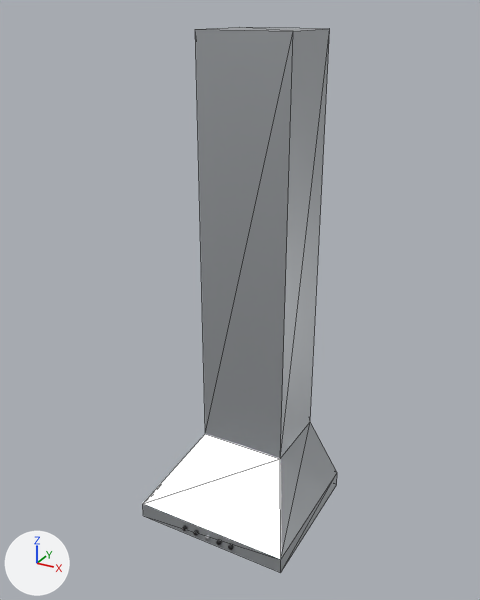
The glTF model apps/web/public/models/house/kitchen-hood.glb: old version first, new version second.
Rendered twice from a 50 mm camera at (0.929, -1.708, 1.655) aimed at (-0.008, -0.003, 0.803). Every picture has the same lights, and +X, +Y and +Z are marked at lower left. The older version comes first. Mesh edges are drawn as thin lines on the coarser meshes. Vertices at exactly the same position are counted once.

The first picture shows 'Canopy and duct'.
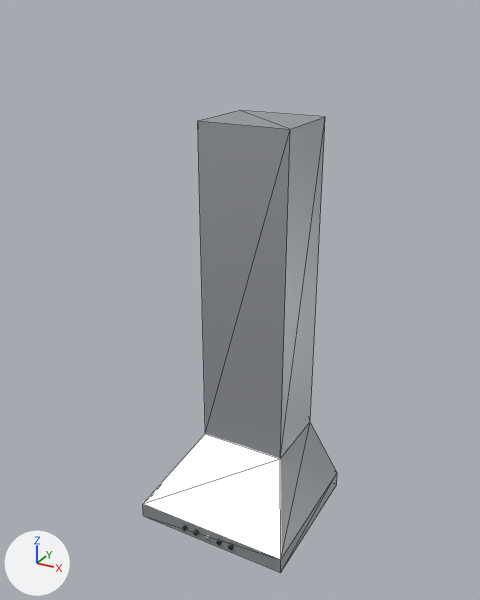
The edits, one by one:
me_canopy_and_duct is used by ob_canopy_and_duct; location (0.0, 0.0, 0.0).
Before the commit, vertices of me_canopy_and_duct: 12 (-0.15, 0.0, 1.6) at pixel (195, 29), 13 (0.15, 0.0, 1.6) at pixel (293, 31), 14 (0.15, 0.25, 1.6) at pixel (329, 28), 15 (-0.15, 0.25, 1.6) at pixel (239, 27).
me_canopy_and_duct had 16 vertices, 26 faces and spanned x -0.27..0.27, y -0.24..0.25, z 0.0..1.6.
me_canopy_and_duct now has 16 vertices, 26 faces and spans x -0.27..0.27, y -0.24..0.25, z 0.0..1.35.
Part 1, on me_canopy_and_duct:
Vertices 12 to 15 of me_canopy_and_duct move by (0.0, 0.0, -0.25).

Boxes (x1, y1, x2, y2) around the edits, measured in the pictures (480 x 600 px; the box of a moved part takes in the faces that stretch with it):
'Canopy and duct', reshaped (15% shorter)
    before: (143, 27, 337, 573)
    after: (143, 110, 337, 573)
part 1 of me_canopy_and_duct, moved or reshaped
    before: (195, 27, 330, 443)
    after: (198, 110, 325, 443)
